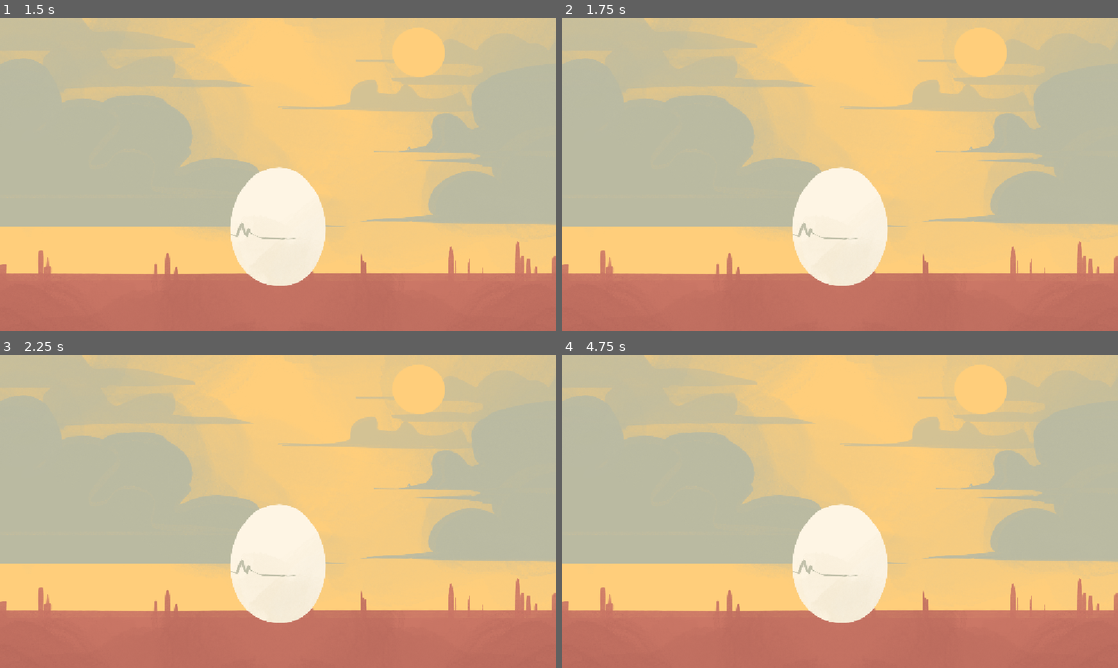
Above: before the commit, frames 1-4 (two rows, left to right).
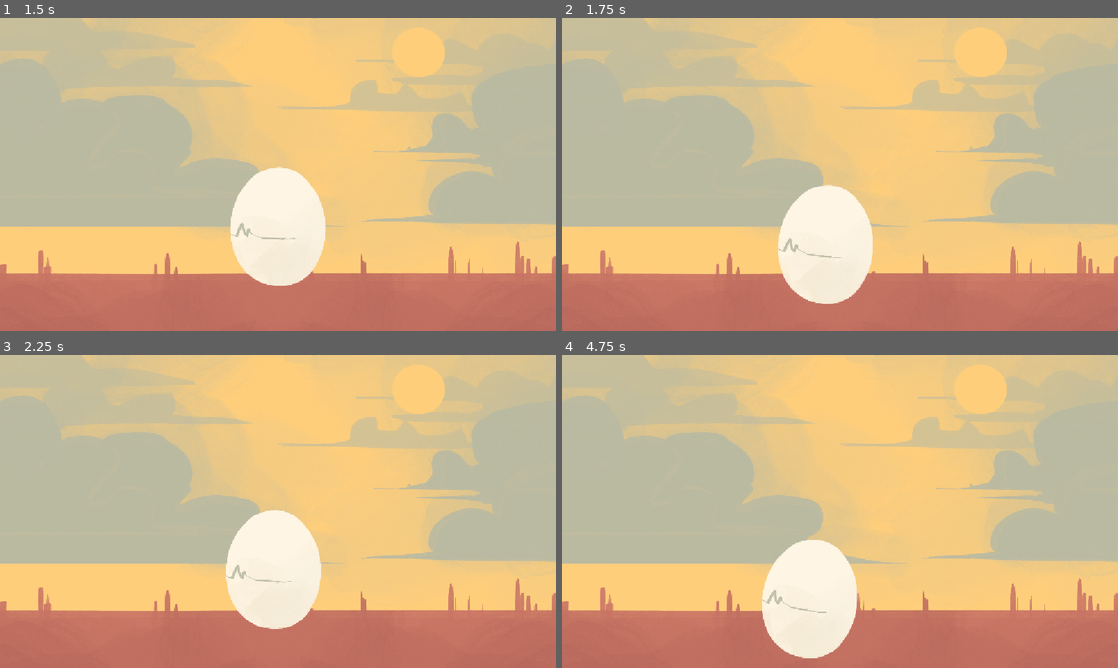
Above: after the commit, the same moments.

Repository: crissoll/Fail-Safe-Game-Jam
Game: Godot game, scene res://scenes/scenes/cutscene_1.tscn
Two runs of this game, one before a commit and one after it. Both use one fixed random seed, a clock stepped at 60 frames per second and the inputs below. This scene is started directly instead of the project's main scene.
Inputs:
- Up to frame 1 (1.5 s): tap Enter (reset_level) at 0.5, 1.25 s; hold D (right) 0.53-1.28 s; tap Space (switch_dimension) at 0.6, 1.35 s; hold Up (slow_down) from 1.28 s (still down)
- Up to frame 2 (1.75 s): keep holding Up (slow_down)
- Up to frame 3 (2.25 s): release Up (slow_down) at 2.03 s; hold D (right) from 2.03 s (still down); tap Space (switch_dimension) at 2.1 s
- Up to frame 4 (4.75 s): tap Space (switch_dimension) at 2.85, 3.6, 4.35 s; release D (right) at 3.53 s; hold A (left) from 3.53 s (still down)

Frame 1 is identical in both runs. In frame 2, 2.9% of the frame differs, in the area x 38-59%, y 47-92%; in frame 3, 1.1%; in frame 4, 5.5%, in the area x 36-59%, y 47-97%.

Commit message:
adding egg crack

Diff:
--- a/first-prototype----dropper-/scenes/scenes/cutscene_1.tscn
+++ b/first-prototype----dropper-/scenes/scenes/cutscene_1.tscn
@@ -19,6 +19,18 @@
 "update": 0,
 "values": [Color(1, 1, 1, 0)]
 }
+tracks/1/type = "value"
+tracks/1/imported = false
+tracks/1/enabled = true
+tracks/1/path = NodePath("Shot1/EggPivot:rotation")
+tracks/1/interp = 1
+tracks/1/loop_wrap = true
+tracks/1/keys = {
+"times": PackedFloat32Array(0),
+"transitions": PackedFloat32Array(1),
+"update": 0,
+"values": [0.0]
+}
 
 [sub_resource type="Animation" id="Animation_ow1ra"]
 resource_name = "cutscene"
@@ -34,6 +46,18 @@
 "transitions": PackedFloat32Array(1, 1),
 "update": 0,
 "values": [Color(1, 1, 1, 0), Color(1, 1, 1, 1)]
+}
+tracks/1/type = "value"
+tracks/1/imported = false
+tracks/1/enabled = true
+tracks/1/path = NodePath("Shot1/EggPivot:rotation")
+tracks/1/interp = 2
+tracks/1/loop_wrap = true
+tracks/1/keys = {
+"times": PackedFloat32Array(1.5, 1.7, 1.9, 2.1, 2.3, 3, 3.2, 3.4, 3.6, 3.8, 4.5, 4.7, 4.9, 5.1, 5.3),
+"transitions": PackedFloat32Array(1, 1, 1, 1, 1, 1, 1, 1, 1, 1, 1, 1, 1, 1, 1),
+"update": 0,
+"values": [0.0, 0.10471976, -0.10471976, 0.06981317, 0.0, 0.0, 0.13962634015954636, -0.13962634015954636, 0.06981317, 0.0, 0.0, 0.20943951023931956, -0.20943951023931956, 0.06981317, 0.0]
 }
 
 [sub_resource type="AnimationLibrary" id="AnimationLibrary_2yhrg"]
Binary file added: first-prototype----dropper-/assets/cutscene_1/EggCracked.png
Not shown, added: first-prototype----dropper-/assets/cutscene_1/EggCracked.png.import
